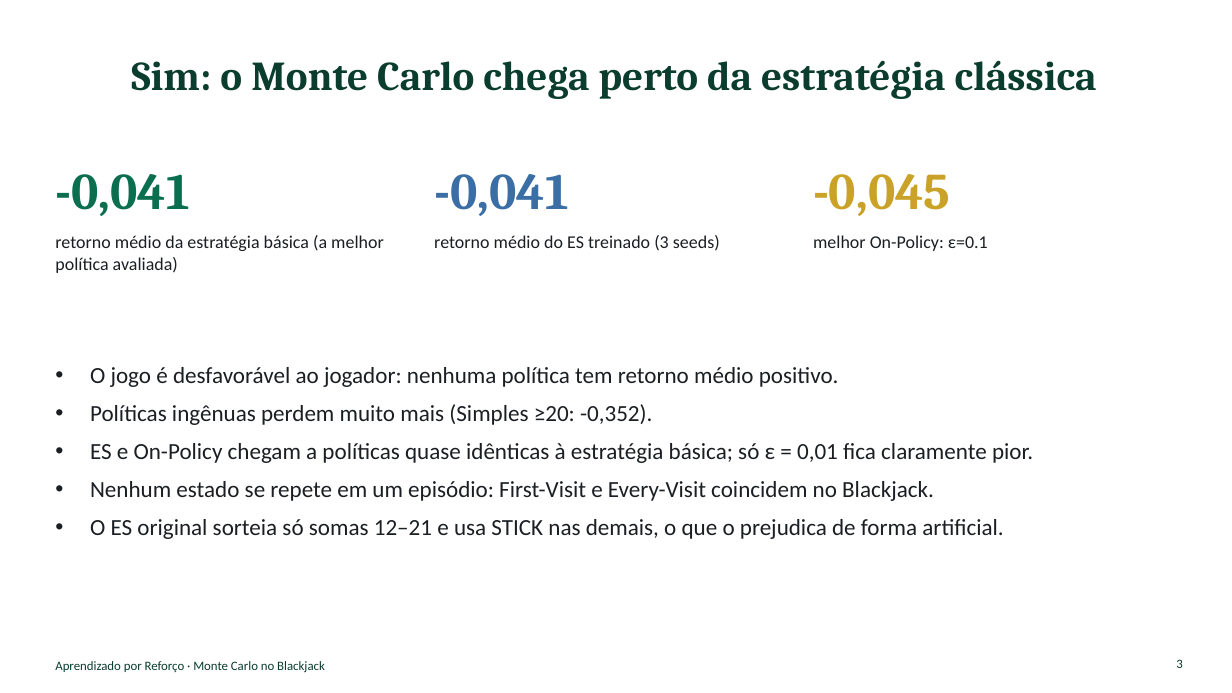
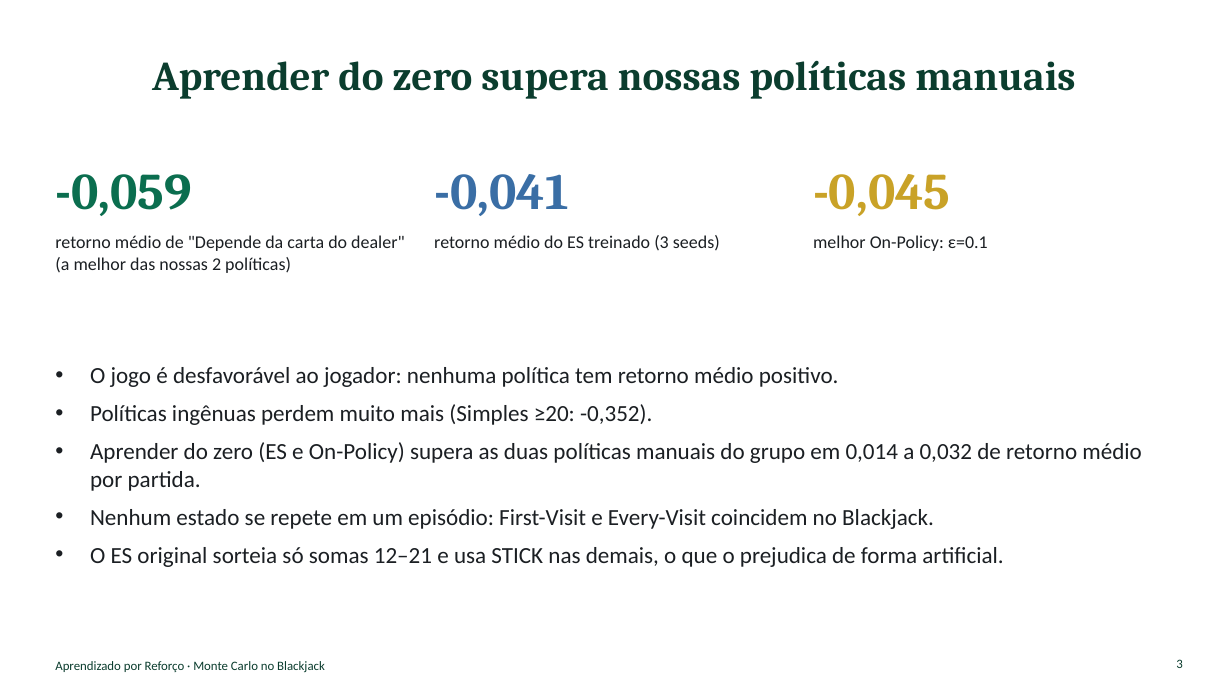
Before and after one commit to Lucaslquadros/AC2-RL, a slide deck: slide 3 of apresentacao/Apresentacao_Monte_Carlo_AC2_v2.pptx. Drawn at 1232x693 pixels with LibreOffice and Linux fonts; fonts in the diff are those of the drawing. Boxes give left, top, right and bottom in pixels: in the first picture for what was removed or moved away, otherwise in the second. Text is boxed around its words. In the diff, an @@ line names an element or a change of style, - is before the commit and + after.

Commit message:
Define politicas proprias do grupo e revisa experimentos/apresentacao
- Substitui os placeholders de politica por duas politicas do grupo:
  "Imita o dealer (>=17)" e "Depende da carta do dealer" (para em 12
  contra dealer fraco 2-5), com First-Visit MC recalculado (200k
  episodios) e resultados atualizados em resultados/.
- Adiciona guia explicativo dos experimentos para leigos (docs/,
  versoes .md e .html).
- Revisa a apresentacao (v2) com os novos numeros/graficos e cria v3
  com ajustes de storytelling: notas do apresentador corrigidas,
  slide de politicas aprendidas recalculado contra as politicas atuais,
  nova slide comparando as duas politicas do grupo lado a lado.
- Gera visuais novos de apoio (heatmaps de decisao/V(s), divergencia,
  grafico animado) em resultados/.

```diff
--- a/apresentacao/Apresentacao_Monte_Carlo_AC2_v2.pptx
+++ b/apresentacao/Apresentacao_Monte_Carlo_AC2_v2.pptx
@@ title at (152, 60, 1075, 99): text changed @@
-Sim: o Monte Carlo chega perto da estratégia clássica
+Aprender do zero supera nossas políticas manuais
@@ text at (55, 174, 192, 216): text changed @@
--0,041
+-0,059
@@ text at (55, 235, 405, 273): text changed @@
-retorno médio da estratégia básica (a melhor política avaliada)
+retorno médio de "Depende da carta do dealer" (a melhor das nossas 2 políticas)
@@ text at (90, 442, 1142, 491): text changed @@
-• ES e On-Policy chegam a políticas quase idênticas à estratégia básica; só ε = 0,01 fica claramente pior.
+• Aprender do zero (ES e On-Policy) supera as duas políticas manuais do grupo em 0,014 a 0,032 de retorno médio por partida.
```
Also in this commit, not shown: 6 other slides changed, 1 slide added, 16 other files.
